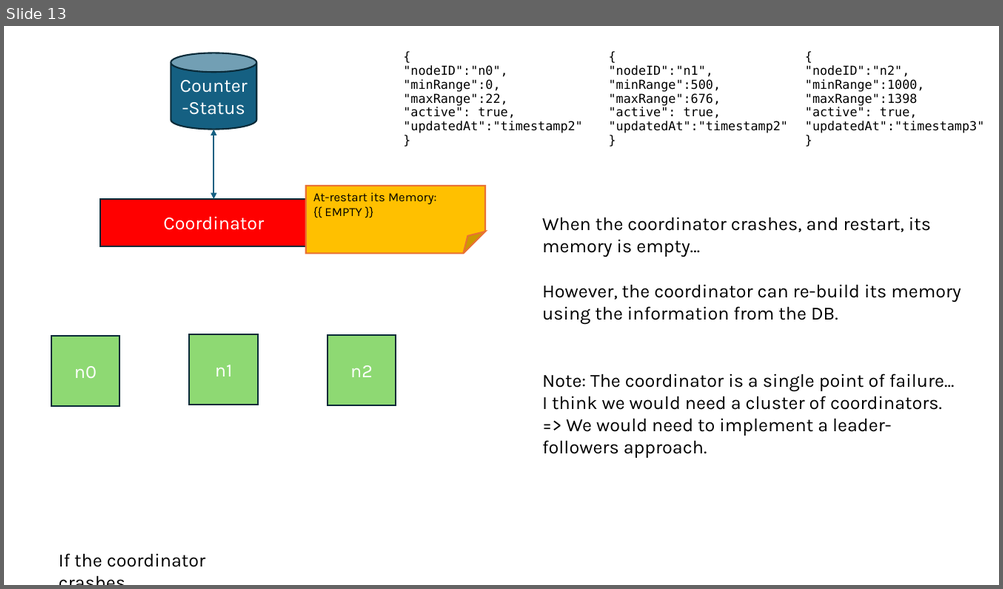
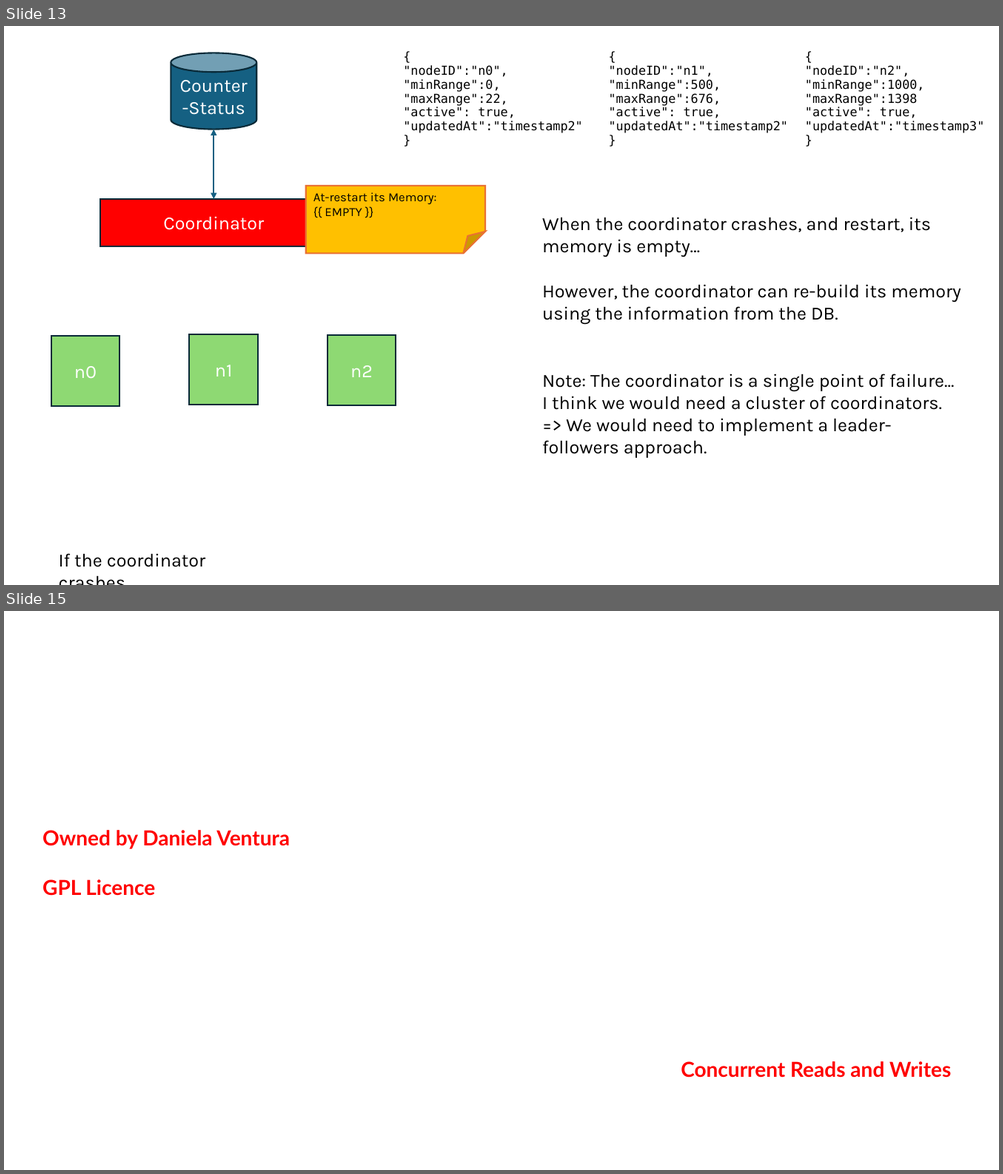
Before and after one commit to dventura3/system-design, a slide deck: docs/MySystemDesign_RangeOfCounter.pptx. Shown one above the other, each under a label of ours: slide 13 before the commit, slides 13 and 15 after it; the slides between them are not shown. The pictures are 1003x589 and 1003x1174 pixels, drawn with LibreOffice and Linux fonts; fonts in the diff are those of the drawing. Boxes give left, top, right and bottom in pixels: in the first picture for what was removed or moved away, otherwise in the second. Text is boxed around its words. In the diff, an @@ line names an element or a change of style, - is before the commit and + after.

```diff
--- a/docs/MySystemDesign_RangeOfCounter.pptx
+++ b/docs/MySystemDesign_RangeOfCounter.pptx
@@ slide 15 added at (4, 611, 999, 1170), background #FFFFFF @@
@@ text added at (42, 830, 290, 896), 20 pt, text #FF0000, bold @@
+Owned by Daniela Ventura
+GPL Licence
@@ text added at (680, 1062, 950, 1078), 20 pt, text #FF0000, bold @@
+Concurrent Reads and Writes
```
Also in this commit, not shown: 1 slide changed, 6 other slides added, 11 other files.
